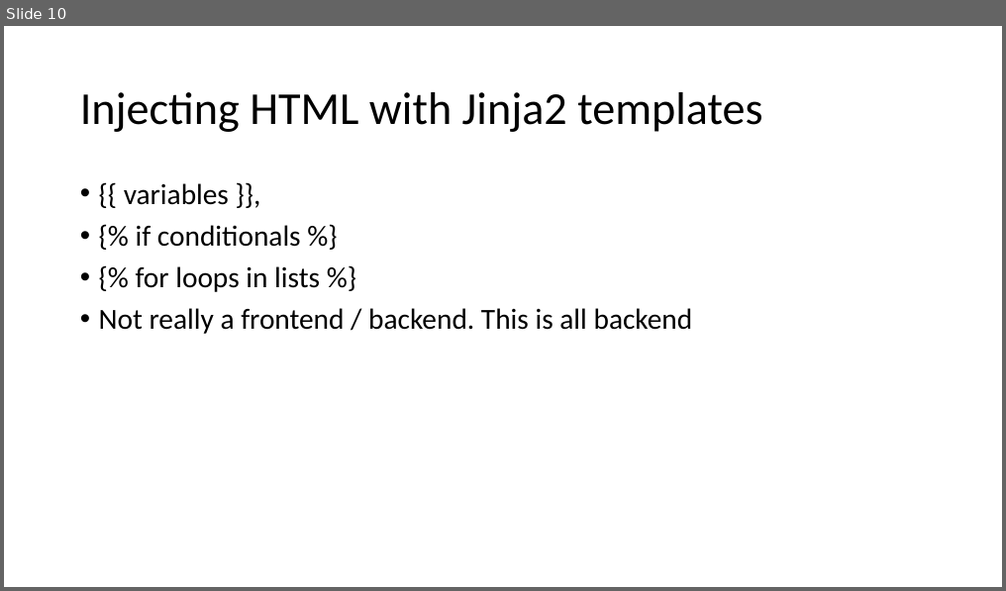
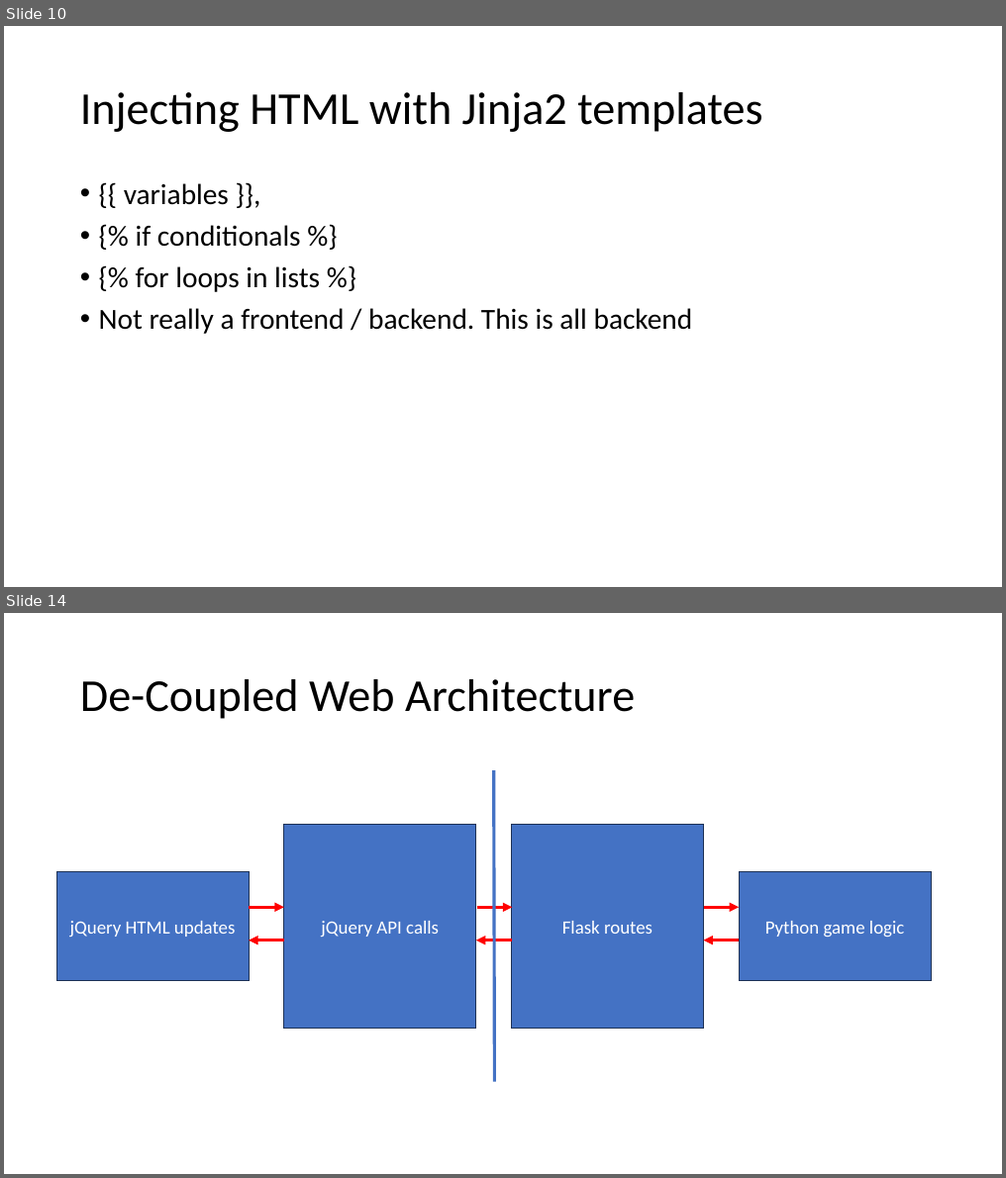
Before and after one commit to pgolbus/411-examples, a slide deck: flask apps.pptx. Shown one above the other, each under a label of ours: slide 10 before the commit, slides 10 and 14 after it; the slides between them are not shown. The pictures are 1006x591 and 1006x1178 pixels, drawn with LibreOffice and Linux fonts; fonts in the diff are those of the drawing. Boxes give left, top, right and bottom in pixels: in the first picture for what was removed or moved away, otherwise in the second. Text is boxed around its words. In the diff, an @@ line names an element or a change of style, - is before the commit and + after.

```diff
--- a/flask apps.pptx
+++ b/flask apps.pptx
@@ slide 14 added at (4,613,1002,1174), background #FFFFFF @@
@@ title added at (80,679,635,719), 44 pt, text #000000 @@
+De-Coupled Web Architecture
@@ line added from (494, 770) to (494, 1081), #4472C4 3 pt @@
@@ rectangle added at (284,824,476,1029), fill #4472C4, outline #1E3256 1 pt, 18 pt, text #FFFFFF @@
+jQuery API calls
@@ rectangle added at (512,824,704,1029), fill #4472C4, outline #1E3256 1 pt, 18 pt, text #FFFFFF @@
+Flask routes
@@ rectangle added at (56,872,249,980), fill #4472C4, outline #1E3256 1 pt, 18 pt, text #FFFFFF @@
+jQuery HTML updates
@@ rectangle added at (740,872,932,980), fill #4472C4, outline #1E3256 1 pt, 18 pt, text #FFFFFF @@
+Python game logic
@@ arrow added from (249, 907) to (284, 907), #FF0000 3 pt @@
@@ arrow added from (477, 907) to (512, 907), #FF0000 3 pt @@
@@ arrow added from (704, 907) to (740, 907), #FF0000 3 pt @@
@@ arrow added from (284, 940) to (249, 940), #FF0000 3 pt @@
@@ arrow added from (512, 940) to (476, 940), #FF0000 3 pt @@
@@ arrow added from (740, 940) to (704, 940), #FF0000 3 pt @@
```
Also in this commit, not shown: 3 slides changed, 1 other slide added, 2 other files.
